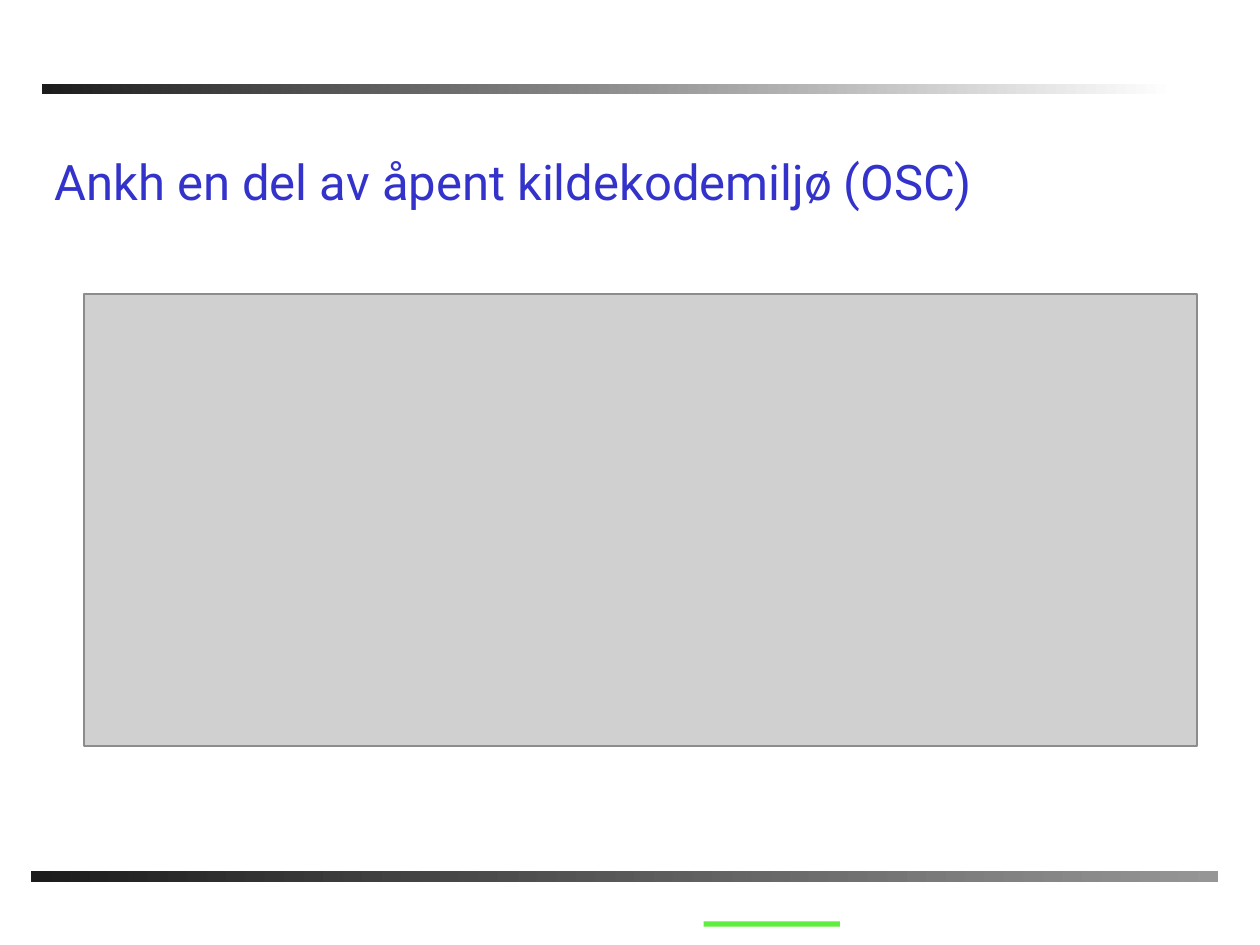
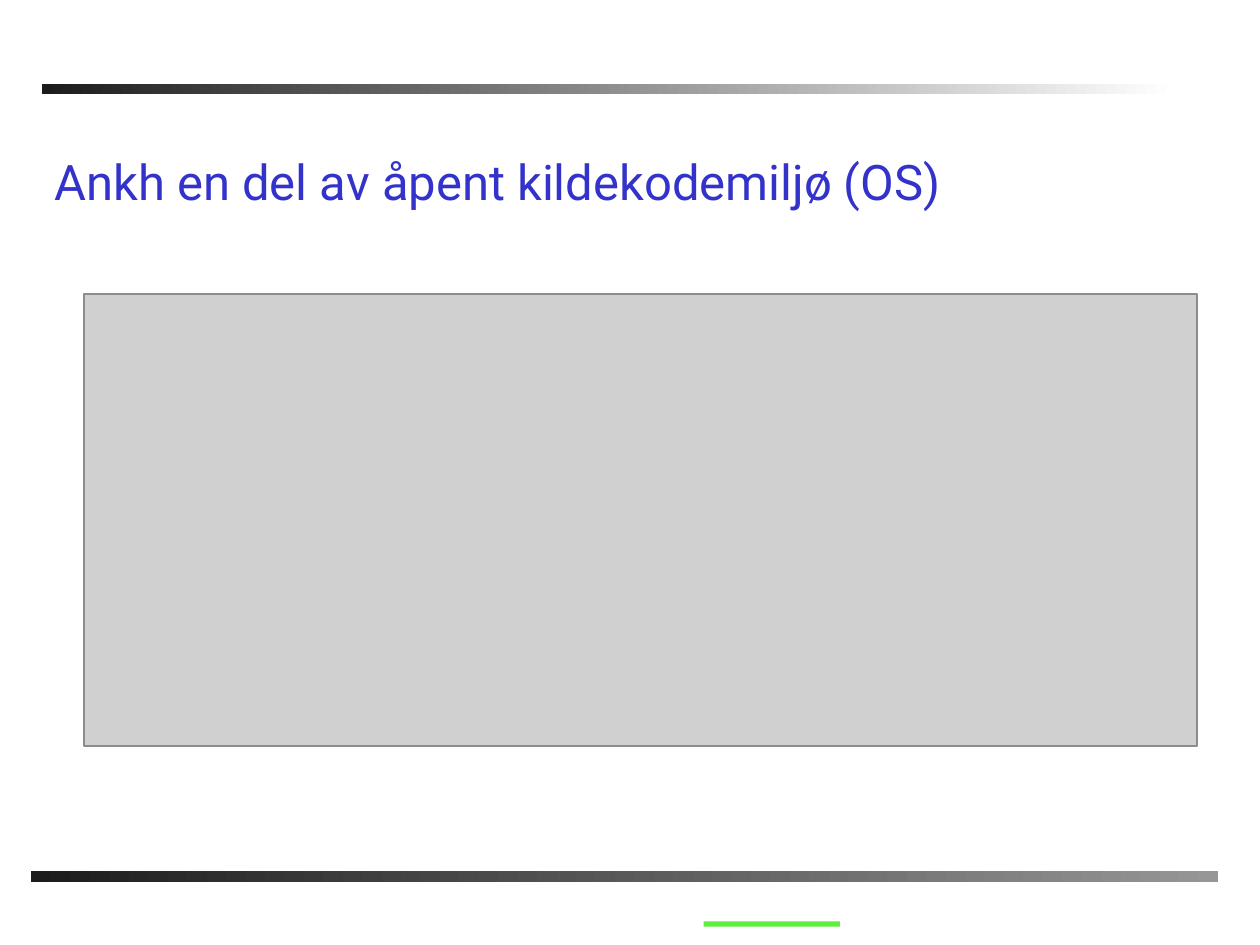
Before and after one commit to PhilJollans/AnkhSVN2019, a slide deck: slide 22 of doc/powerpoint/Subversion_addin_for_VS.NET.ppt (slide 21 before the commit). Drawn at 1260x945 pixels with LibreOffice and Linux fonts; fonts in the diff are those of the drawing; grey boxes stand for pictures; background and template pictures are left out. Boxes give left, top, right and bottom in pixels: in the first picture for what was removed or moved away, otherwise in the second. Text is boxed around its words. In the diff, an @@ line names an element or a change of style, - is before the commit and + after.

```diff
--- a/doc/powerpoint/Subversion_addin_for_VS.NET.ppt
+++ b/doc/powerpoint/Subversion_addin_for_VS.NET.ppt
@@ title at (x1=54, y1=161, x2=941, y2=211): text changed @@
-Ankh en del av åpent kildekodemiljø (OSC)
+Ankh en del av åpent kildekodemiljø (OS)
```
Also in this commit, not shown: 5 other slides changed, 1 slide added.
